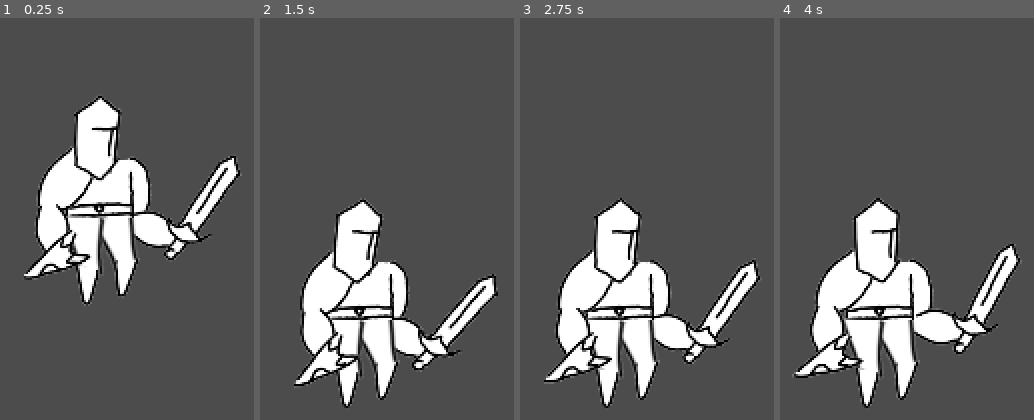
Above: before the commit, frames 1-4 (left to right).
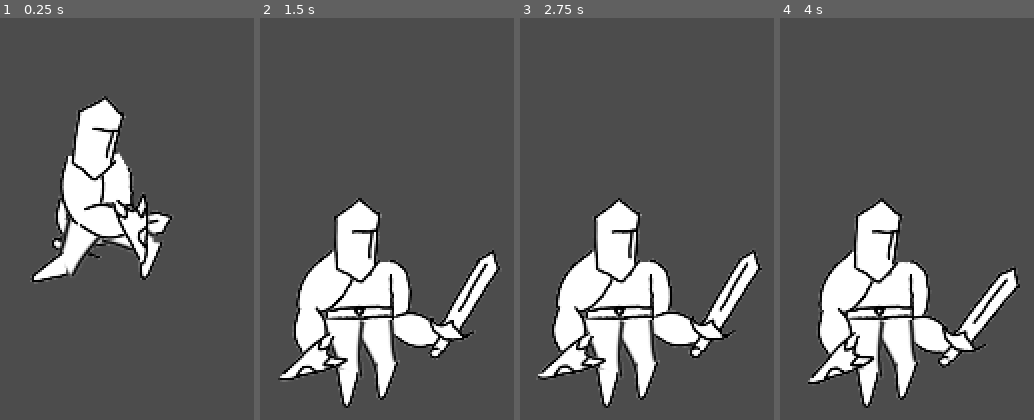
Above: after the commit, the same moments.

Repository: the-alex-g/Hero
Game: Godot game, scene res://Main/Main.tscn
Two runs of this game, one before a commit and one after it. Both use one fixed random seed, a clock stepped at 60 frames per second and the inputs below.
Inputs:
- Up to frame 1 (0.25 s): no input
- Up to frame 2 (1.5 s): no input
- Up to frame 3 (2.75 s): no input
- Up to frame 4 (4 s): no input

The runs differ from the first frame. In frame 1, 13% of the frame differs, in the area x 9-96%, y 19-72%; in frame 2, 8.0%; in frame 3, 6.0%; in frame 4, 8.2%.

Commit message:
Integrate attack animations

Diff:
--- a/project/Player/Player.gd
+++ b/project/Player/Player.gd
@@ -6,7 +6,7 @@
 const UP_VECTOR := Vector2.UP
 
 # enums
-enum State {WALKING, IDLE}
+enum State {WALKING, IDLE, AIRBORNE}
 
 # exported variables
 export var speed := 200
@@ -16,7 +16,6 @@
 export var attack_cooldown_time := 0.5
 
 # normal variables
-var color := Color.white
 var _ignore
 var _player_index := "1"
 var _action_key := "player_"
@@ -28,6 +27,7 @@
 var _can_attack := true
 var _smash_attack := false
 var _attacking := false
+var _was_attacking := false
 
 # onready variables
 onready var collision := $CollisionShape2D
@@ -38,7 +38,7 @@
 
 
 func _ready()->void:
-	_animation_tree.active = false
+	_animation_tree.active = true
 	_action_key += _player_index + "_"
 
 
@@ -77,34 +77,55 @@
 		_body.scale.x = 0.5 if velocity.x > 0 else -0.5
 		_state = State.WALKING
 		velocity.x *= speed
-	else:
+	elif velocity.x == 0:
 		_state = State.IDLE
+	if not is_on_floor():
+		_state = State.AIRBORNE
 	_ignore = move_and_slide(velocity, UP_VECTOR)
 	_get_animation()
 
 
 func _get_animation()->void:
+	# values from 0 (not hitting) to 1 (hitting)
+	var walk_hit := 0.0
+	var jump_hit := 0.0
+	var idle_hit := 0.0
+
+	# values from -1 (walking) through 0 (jumping) to 1 (idle)
+	var master_action := 0.0
+
 	if _state == State.WALKING:
-		if _attacking:
-			_animation_tree.active = true
-			_animations.play("Hit")
-			yield(get_tree().create_timer(0.2), "timeout")
-			_animation_tree.active = false
-			_attacking = false
-		_animations.play("Walk")
+		master_action = -1.0
+
 	elif _state == State.IDLE:
-		if _attacking:
-			_animations.play("Hit")
-			yield(get_tree().create_timer(0.2), "timeout")
-			_attacking = false
-		else:
-			_animations.play("Idle")
+		master_action = 1.0
+
+	_set_animation(idle_hit, jump_hit, walk_hit, master_action)
+
+
+func _set_animation(idle:float, jump:float, walk:float, master_value:float)->void:
+	# master is -1: walk, 0: jump, 1: idle
+	# the others are 0: base, 1: hit
+	if _attacking:
+		idle = 1.0
+		jump = 1.0
+		walk = 1.0
+		if not _was_attacking:
+			_animation_tree.set("parameters/IdleHitSeek/seek_position", 0)
+			_animation_tree.set("parameters/JumpHitSeek/seek_position", 0)
+			_animation_tree.set("parameters/WalkHitSeek/seek_position", 0)
+			_was_attacking = true
+	_animation_tree.set("parameters/WalkHit/add_amount", walk)
+	_animation_tree.set("parameters/JumpHit/add_amount", jump)
+	_animation_tree.set("parameters/IdleHit/add_amount", idle)
+	_animation_tree.set("parameters/Master/add_amount", master_value)
 
 
 func _attack():
 	_can_attack = false
 	_attacking = true
 	_attack_cooldown_timer.start(attack_cooldown_time)
+	$AttackAnimTimer.start(0.2)
 
 
 func _calculate_gravity(delta:float)->float:
@@ -113,5 +134,17 @@
 	return lerp(0.0, max_gravity, _time_off_ground)
 
 
-func _on_AttackCooldownTimer_timeout():
+func _on_AttackCooldownTimer_timeout()->void:
 	_can_attack = true
+
+
+func _on_AttackAnimTimer_timeout()->void:
+	_attacking = false
+	_was_attacking = false
+	_stop_attacking_animations()
+
+
+func _stop_attacking_animations()->void:
+	_animation_tree.set("parameters/WalkHit/add_amount", 0.0)
+	_animation_tree.set("parameters/JumpHit/add_amount", 0.0)
+	_animation_tree.set("parameters/IdleHit/add_amount", 0.0)
--- a/project/Player/Player.tscn
+++ b/project/Player/Player.tscn
@@ -39,7 +39,7 @@
 "times": PoolRealArray( 0, 0.2 ),
 "transitions": PoolRealArray( 1, 1 ),
 "update": 0,
-"values": [ -148.822, -119.326 ]
+"values": [ -148.822, -106.004 ]
 }
 tracks/2/type = "value"
 tracks/2/path = NodePath("Body/Torso/RemoteTransform2D2/RemoteTransform2D:rotation_degrees")
@@ -64,6 +64,30 @@
 "transitions": PoolRealArray( 1, 1, 1 ),
 "update": 0,
 "values": [ Vector2( 1, 1 ), Vector2( 1, 1.2 ), Vector2( 1, 1 ) ]
+}
+tracks/4/type = "value"
+tracks/4/path = NodePath("Body/Torso/RemoteTransform2D2/RemoteTransform2D/RemoteTransform2D2/Position2D:position")
+tracks/4/interp = 1
+tracks/4/loop_wrap = true
+tracks/4/imported = false
+tracks/4/enabled = true
+tracks/4/keys = {
+"times": PoolRealArray( 0.2 ),
+"transitions": PoolRealArray( 1 ),
+"update": 0,
+"values": [ Vector2( 59.4328, -124.578 ) ]
+}
+tracks/5/type = "value"
+tracks/5/path = NodePath("Body/Torso/RemoteTransform2D2/RemoteTransform2D/RemoteTransform2D2:position")
+tracks/5/interp = 1
+tracks/5/loop_wrap = true
+tracks/5/imported = false
+tracks/5/enabled = true
+tracks/5/keys = {
+"times": PoolRealArray( 0.2 ),
+"transitions": PoolRealArray( 1 ),
+"update": 0,
+"values": [ Vector2( -37.0801, -56.6304 ) ]
 }
 
 [sub_resource type="Animation" id=3]
@@ -362,36 +386,68 @@
 "values": [ 2.06959, 15.8744, 2.06959, 13.7374 ]
 }
 
+[sub_resource type="AnimationNodeAnimation" id=12]
+animation = "Idle"
+
+[sub_resource type="AnimationNodeAdd2" id=16]
+
+[sub_resource type="AnimationNodeAnimation" id=15]
+animation = "Hit"
+
+[sub_resource type="AnimationNodeTimeSeek" id=17]
+
+[sub_resource type="AnimationNodeAnimation" id=13]
+animation = "Walk"
+
+[sub_resource type="AnimationNodeAdd2" id=8]
+
 [sub_resource type="AnimationNodeAnimation" id=6]
 animation = "Hit"
 
+[sub_resource type="AnimationNodeTimeSeek" id=18]
+
+[sub_resource type="AnimationNodeAdd3" id=14]
+
 [sub_resource type="AnimationNodeAnimation" id=7]
+animation = "Walk"
+
+[sub_resource type="AnimationNodeAdd2" id=10]
+
+[sub_resource type="AnimationNodeAnimation" id=5]
 animation = "Hit"
 
-[sub_resource type="AnimationNodeAnimation" id=8]
-animation = "Walk"
-
-[sub_resource type="AnimationNodeAdd2" id=9]
-
-[sub_resource type="AnimationNodeAdd2" id=5]
-
-[sub_resource type="AnimationNodeAdd2" id=10]
+[sub_resource type="AnimationNodeTimeSeek" id=20]
 
 [sub_resource type="AnimationNodeBlendTree" id=11]
-nodes/Animation/node = SubResource( 8 )
-nodes/Animation/position = Vector2( 360, 40 )
-"nodes/Animation 2/node" = SubResource( 6 )
-"nodes/Animation 2/position" = Vector2( 360, 160 )
-"nodes/Animation 3/node" = SubResource( 7 )
-"nodes/Animation 3/position" = Vector2( 320, 320 )
-nodes/JumpHit/node = SubResource( 9 )
-nodes/JumpHit/position = Vector2( 540, 220 )
-nodes/Master/node = SubResource( 5 )
-nodes/Master/position = Vector2( 755, 54.25 )
+graph_offset = Vector2( 0, 173 )
+nodes/Idle/node = SubResource( 12 )
+nodes/Idle/position = Vector2( 360, 540 )
+nodes/IdleHit/node = SubResource( 16 )
+nodes/IdleHit/position = Vector2( 597, 551 )
+nodes/IdleHitAnim/node = SubResource( 15 )
+nodes/IdleHitAnim/position = Vector2( 200, 660 )
+nodes/IdleHitSeek/node = SubResource( 17 )
+nodes/IdleHitSeek/position = Vector2( 400, 680 )
+nodes/Jump/node = SubResource( 13 )
+nodes/Jump/position = Vector2( 340, 280 )
+nodes/JumpHit/node = SubResource( 8 )
+nodes/JumpHit/position = Vector2( 580, 280 )
+nodes/JumpHitAnim/node = SubResource( 6 )
+nodes/JumpHitAnim/position = Vector2( 180, 420 )
+nodes/JumpHitSeek/node = SubResource( 18 )
+nodes/JumpHitSeek/position = Vector2( 360, 420 )
+nodes/Master/node = SubResource( 14 )
+nodes/Master/position = Vector2( 820, 80 )
+nodes/Walk/node = SubResource( 7 )
+nodes/Walk/position = Vector2( 320, 0 )
 nodes/WalkHit/node = SubResource( 10 )
 nodes/WalkHit/position = Vector2( 540, 20 )
-nodes/output/position = Vector2( 940, 40 )
-node_connections = [ "output", 0, "Master", "Master", 0, "WalkHit", "Master", 1, "JumpHit", "WalkHit", 0, "Animation", "WalkHit", 1, "Animation 2", "JumpHit", 1, "Animation 3" ]
+nodes/WalkHitAnim/node = SubResource( 5 )
+nodes/WalkHitAnim/position = Vector2( 120, 140 )
+nodes/WalkHitSeek/node = SubResource( 20 )
+nodes/WalkHitSeek/position = Vector2( 340, 160 )
+nodes/output/position = Vector2( 1120, 260 )
+node_connections = [ "output", 0, "Master", "Master", 0, "WalkHit", "Master", 1, "JumpHit", "Master", 2, "IdleHit", "JumpHit", 0, "Jump", "JumpHit", 1, "JumpHitSeek", "IdleHit", 0, "Idle", "IdleHit", 1, "IdleHitSeek", "WalkHit", 0, "Walk", "WalkHit", 1, "WalkHitSeek", "WalkHitSeek", 0, "WalkHitAnim", "IdleHitSeek", 0, "IdleHitAnim", "JumpHitSeek", 0, "JumpHitAnim" ]
 
 [node name="Player" type="KinematicBody2D"]
 script = ExtResource( 1 )
@@ -404,6 +460,9 @@
 shape = SubResource( 1 )
 
 [node name="AttackCooldownTimer" type="Timer" parent="."]
+one_shot = true
+
+[node name="AttackAnimTimer" type="Timer" parent="."]
 one_shot = true
 
 [node name="Body" type="Node2D" parent="."]
@@ -418,22 +477,21 @@
 offset = Vector2( 11.3853, 40.069 )
 
 [node name="LowerArm" type="Sprite" parent="Body/UpperArm2"]
-position = Vector2( 15.7646, 74.1148 )
-rotation = -2.70306
-scale = Vector2( 1, 1 )
+position = Vector2( 9.87421, 75.1267 )
+rotation = -2.62416
 texture = ExtResource( 2 )
 offset = Vector2( -25.6847, -21.5091 )
 
 [node name="Sword" type="Sprite" parent="Body/UpperArm2/LowerArm"]
-position = Vector2( -37.0801, -56.6304 )
-rotation = -2.08263
+position = Vector2( -14.2511, -68.9841 )
+rotation = -1.64264
 scale = Vector2( 1, 1 )
 texture = ExtResource( 7 )
 offset = Vector2( 30.1201, -64.463 )
 
 [node name="UpperLeg2" type="Sprite" parent="Body"]
 position = Vector2( 25.6119, 37.1753 )
-rotation = -0.97945
+rotation = -0.316163
 texture = ExtResource( 3 )
 offset = Vector2( -2.3811, 24.6047 )
 __meta__ = {
@@ -442,8 +500,7 @@
 
 [node name="LowerLeg" type="Sprite" parent="Body/UpperLeg2"]
 position = Vector2( -12.3144, 50.9192 )
-rotation = 0.470343
-scale = Vector2( 1, 1 )
+rotation = 0.019633
 texture = ExtResource( 4 )
 offset = Vector2( -6.34961, 12.6992 )
 __meta__ = {
@@ -461,7 +518,7 @@
 
 [node name="RemoteTransform2D" type="RemoteTransform2D" parent="Body/Torso"]
 position = Vector2( 22.76, 68.6311 )
-rotation = -0.932491
+rotation = -0.269205
 remote_path = NodePath("../../UpperLeg2")
 __meta__ = {
 "_edit_bone_": true,
@@ -470,7 +527,7 @@
 
 [node name="RemoteTransform2D3" type="RemoteTransform2D" parent="Body/Torso/RemoteTransform2D"]
 position = Vector2( -12.3144, 50.9192 )
-rotation = 0.470343
+rotation = 0.019633
 remote_path = NodePath("../../../UpperLeg2/LowerLeg")
 __meta__ = {
 "_edit_bone_": true,
@@ -486,7 +543,7 @@
 
 [node name="RemoteTransform2D2" type="RemoteTransform2D" parent="Body/Torso"]
 position = Vector2( 34.1637, -11.315 )
-rotation = -0.501736
+rotation = -0.501737
 remote_path = NodePath("../../UpperArm2")
 __meta__ = {
 "_edit_bone_": true,
@@ -504,7 +561,7 @@
 
 [node name="RemoteTransform2D2" type="RemoteTransform2D" parent="Body/Torso/RemoteTransform2D2/RemoteTransform2D"]
 position = Vector2( -37.0801, -56.6304 )
-rotation = -2.08263
+rotation = -1.85012
 remote_path = NodePath("../../../../UpperArm2/LowerArm/Sword")
 __meta__ = {
 "_edit_bone_": true,
@@ -513,7 +570,7 @@
 
 [node name="Position2D" type="Position2D" parent="Body/Torso/RemoteTransform2D2/RemoteTransform2D/RemoteTransform2D2"]
 position = Vector2( 59.4328, -124.578 )
-rotation = -2.98023e-08
+rotation = -0.489951
 __meta__ = {
 "_edit_bone_": true,
 "_edit_ik_": true
@@ -521,7 +578,7 @@
 
 [node name="UpperLeg" type="Sprite" parent="Body/Torso"]
 position = Vector2( -19.2327, 73.2299 )
-rotation = -2.64073
+rotation = -3.23599
 scale = Vector2( 1, -1 )
 texture = ExtResource( 3 )
 offset = Vector2( 0, 20.6362 )
@@ -532,7 +589,7 @@
 
 [node name="LowerLeg" type="Sprite" parent="Body/Torso/UpperLeg"]
 position = Vector2( -7.17938, 49.8002 )
-rotation = -0.98407
+rotation = -0.82281
 texture = ExtResource( 4 )
 offset = Vector2( -9.59338, 15.3098 )
 __meta__ = {
@@ -549,7 +606,7 @@
 
 [node name="UpperArm" type="Sprite" parent="Body/Torso"]
 position = Vector2( -17.1867, -15.0498 )
-rotation = 0.41329
+rotation = 1.00493
 texture = ExtResource( 5 )
 offset = Vector2( 4.83343, 37.3286 )
 __meta__ = {
@@ -559,7 +616,7 @@
 
 [node name="LowerArm" type="Sprite" parent="Body/Torso/UpperArm"]
 position = Vector2( 12.9281, 73.256 )
-rotation = -3.50918
+rotation = -3.24079
 texture = ExtResource( 2 )
 offset = Vector2( -23.4522, -16.3995 )
 __meta__ = {
@@ -585,7 +642,7 @@
 
 [node name="Head" type="Sprite" parent="Body/Torso"]
 position = Vector2( 2.1225, -43.3555 )
-rotation = 0.170103
+rotation = 0.0361212
 texture = ExtResource( 8 )
 __meta__ = {
 "_edit_bone_": true
@@ -600,7 +657,12 @@
 tree_root = SubResource( 11 )
 anim_player = NodePath("../AnimationPlayer")
 active = true
-parameters/JumpHit/add_amount = 0
+parameters/IdleHit/add_amount = 0
+parameters/IdleHitSeek/seek_position = -1.0
+parameters/JumpHit/add_amount = 1.0
+parameters/JumpHitSeek/seek_position = -1.0
 parameters/Master/add_amount = 0.0
 parameters/WalkHit/add_amount = 1.0
+parameters/WalkHitSeek/seek_position = -1.0
 [connection signal="timeout" from="AttackCooldownTimer" to="." method="_on_AttackCooldownTimer_timeout"]
+[connection signal="timeout" from="AttackAnimTimer" to="." method="_on_AttackAnimTimer_timeout"]
Not shown: 1 places in project/Player/Player.tscn that only renumber resources
